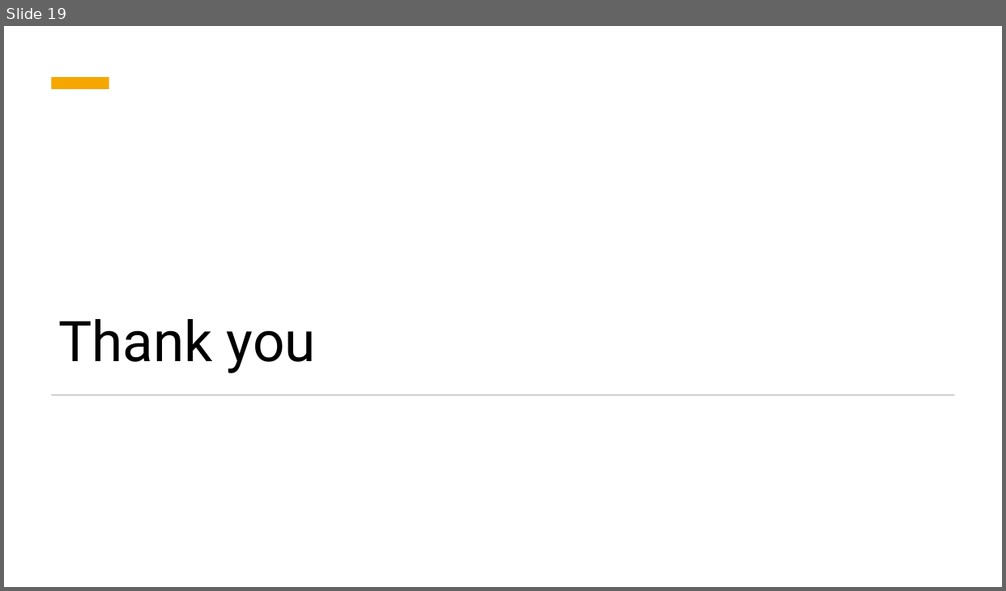
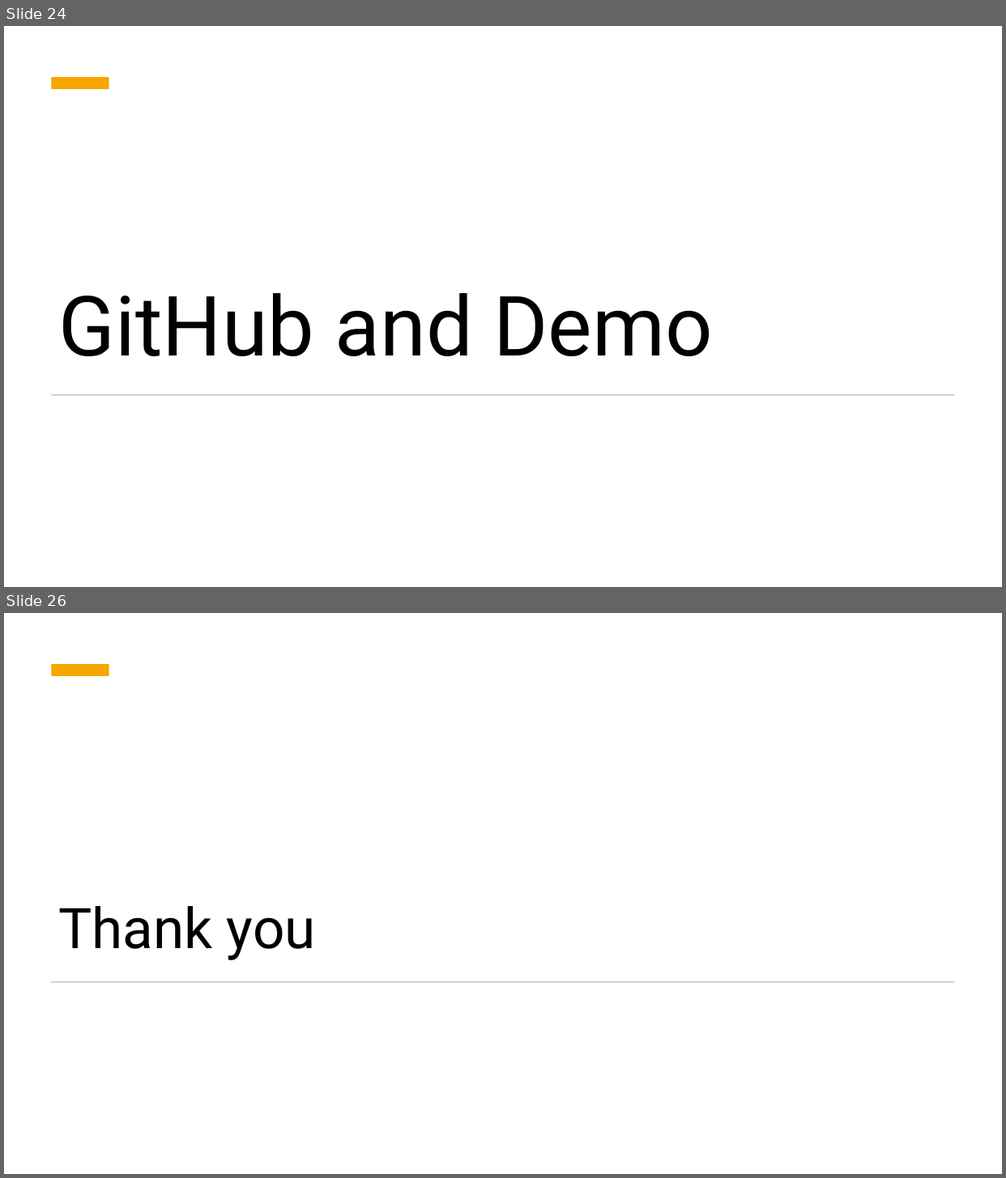
Before and after one commit to xlumzee/Optimizing-Trading-Strategies-RL, a slide deck: presentation/Optimizing Trading Strategies with Reinforcement Learning.pptx. Shown one above the other, each under a label of ours: slide 19 before the commit, slides 24 and 26 after it; the slides between them are not shown. The pictures are 1006x591 and 1006x1178 pixels, drawn with LibreOffice and Linux fonts; fonts in the diff are those of the drawing. Boxes give left, top, right and bottom in pixels: in the first picture for what was removed or moved away, otherwise in the second. Text is boxed around its words. In the diff, an @@ line names an element or a change of style, - is before the commit and + after.

```diff
--- a/presentation/Optimizing Trading Strategies with Reinforcement Learning.pptx
+++ b/presentation/Optimizing Trading Strategies with Reinforcement Learning.pptx
@@ slide 24 added at [4,26,1002,587], background #FFFFFF; not listed: 2 template elements that a slide beside it also shows @@
@@ title added at [58,293,712,356], 80 pt, text #000000 @@
+GitHub and Demo
@@ what was slide 19 is now slide 26 @@
```
Also in this commit, not shown: 1 slide changed, 7 other slides added, 1 slide removed, 1 other file.
